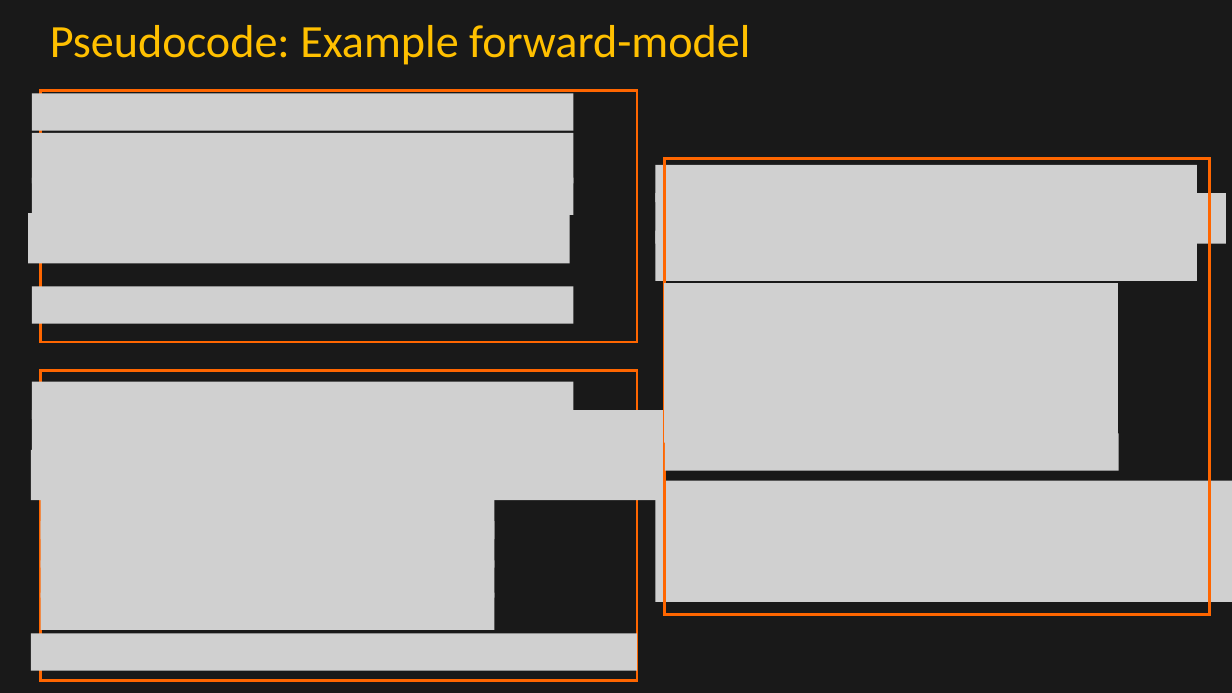
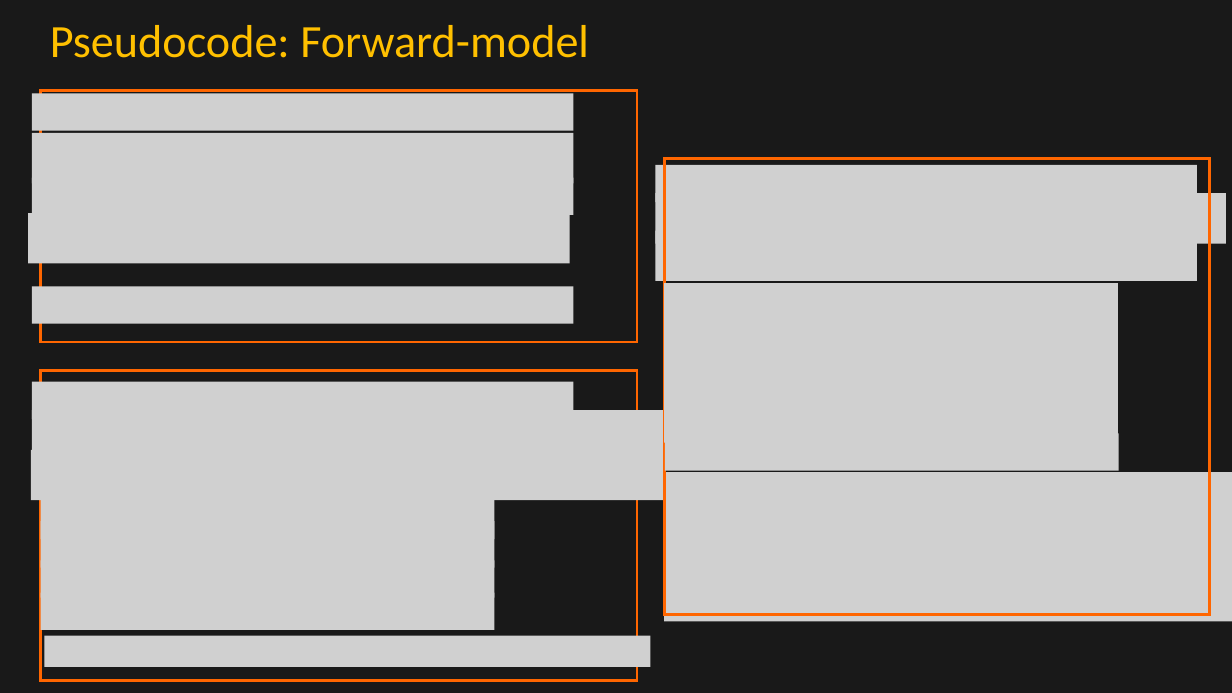
Before and after one commit to sudarshannagesh90/ScatteringMedia, a slide deck: slide 8 of UpdateDecember17.pptx. Drawn at 1232x693 pixels with LibreOffice and Linux fonts; fonts in the diff are those of the drawing; grey boxes stand for pictures. Boxes give left, top, right and bottom in pixels: in the first picture for what was removed or moved away, otherwise in the second. Text is boxed around its words. In the diff, an @@ line names an element or a change of style, - is before the commit and + after.

Commit message:
coded the forward model

```diff
--- a/UpdateDecember17.pptx
+++ b/UpdateDecember17.pptx
@@ title at (x1=50, y1=25, x2=589, y2=58): text changed @@
-Pseudocode: Example forward-model
+Pseudocode: Forward-model
@@ picture resized from (x1=655, y1=481, x2=1232, y2=602) to (x1=665, y1=472, x2=1232, y2=622) @@
@@ picture resized from (x1=31, y1=634, x2=638, y2=671) to (x1=44, y1=636, x2=651, y2=667) @@
```
Also in this commit, not shown: 2 other slides changed, 7 other files.
